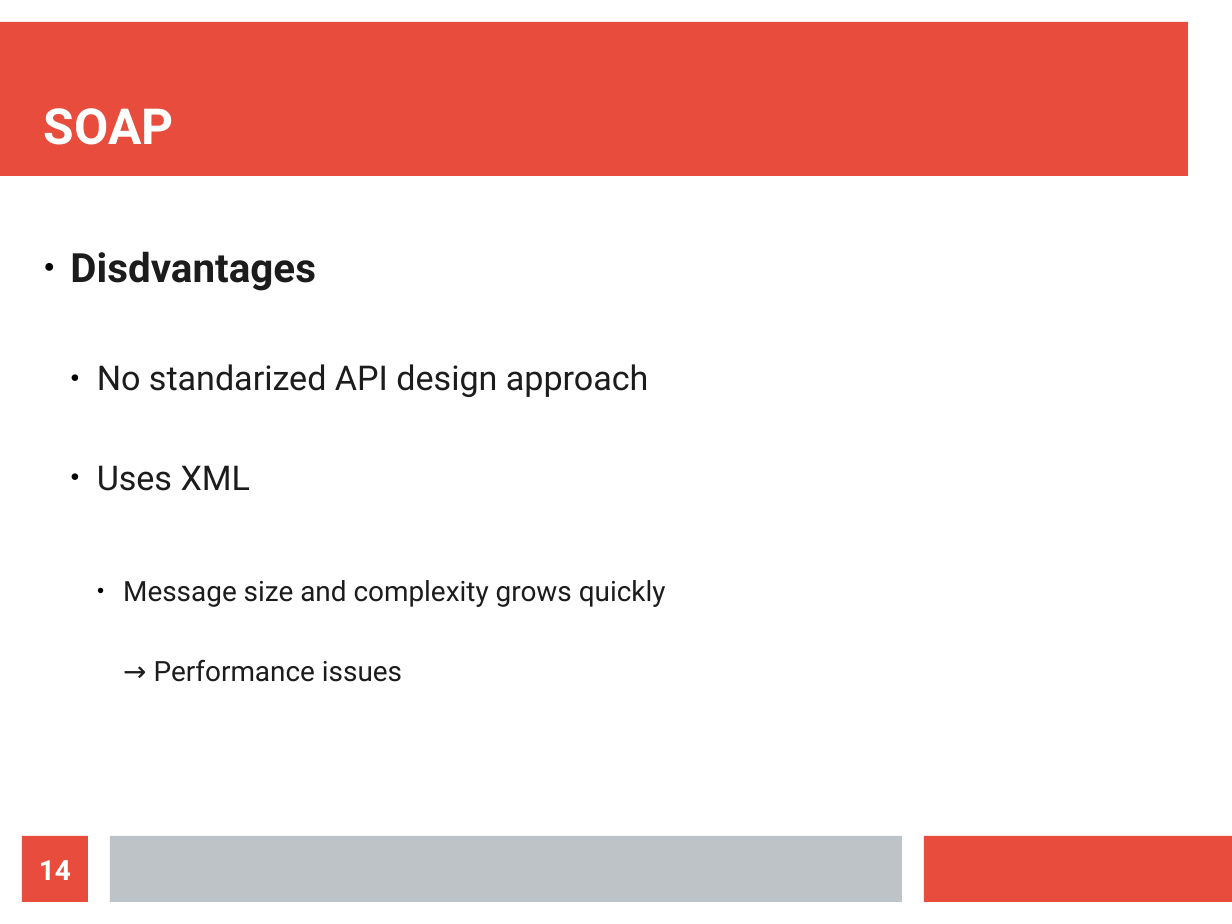
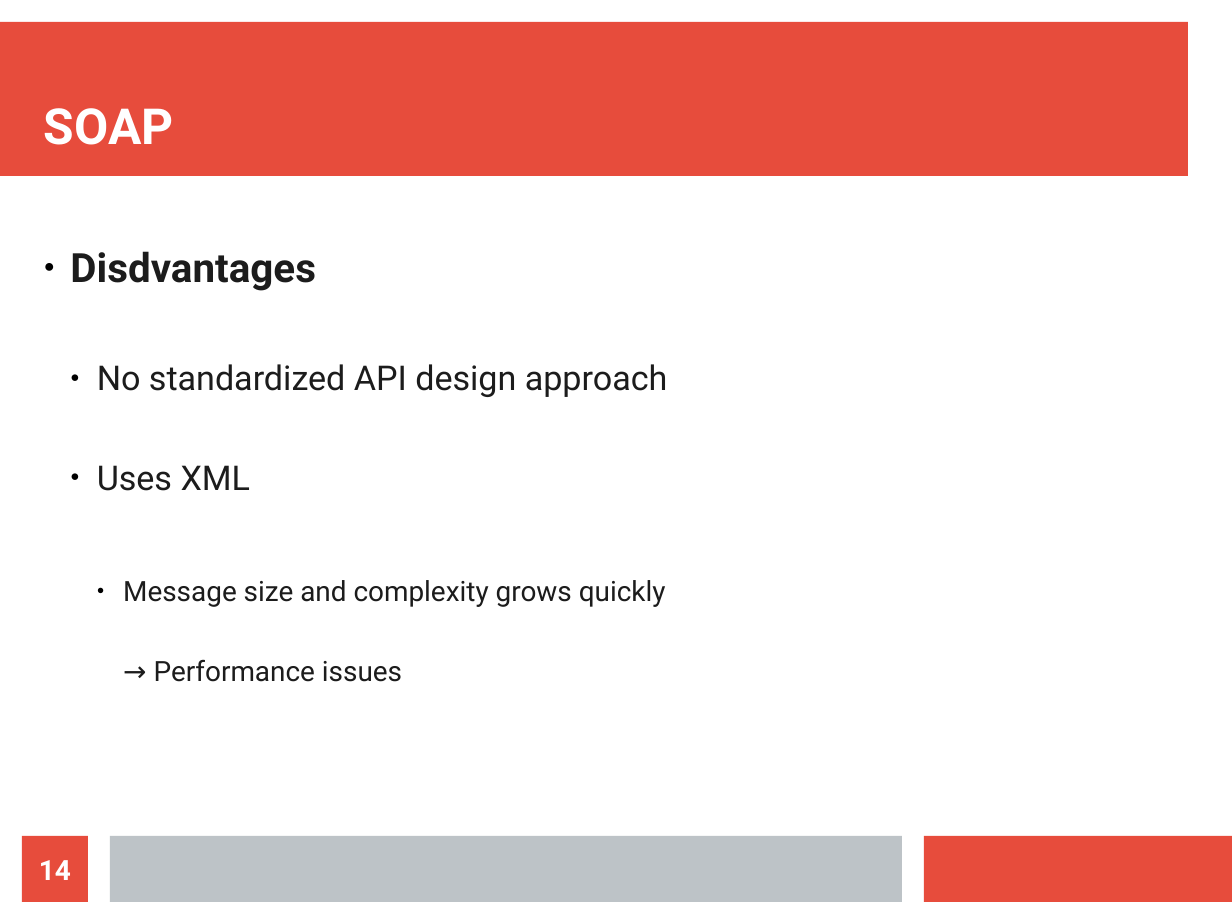
Before and after one commit to maxotta/pia-labs, a slide deck: slide 14 of lectures/ws_wsockets/ws_wsockets.odp. Drawn at 1232x924 pixels with LibreOffice and Linux fonts; fonts in the diff are those of the drawing. Boxes give left, top, right and bottom in pixels: in the first picture for what was removed or moved away, otherwise in the second. Text is boxed around its words. In the diff, an @@ line names an element or a change of style, - is before the commit and + after.

```diff
--- a/lectures/ws_wsockets/ws_wsockets.odp
+++ b/lectures/ws_wsockets/ws_wsockets.odp
@@ text at box(97, 364, 668, 397): text changed @@
-  ● No standarized API design approach
+  ● No standardized API design approach
```
Also in this commit, not shown: 1 other slide changed, 19 slides added, 4 other files.
